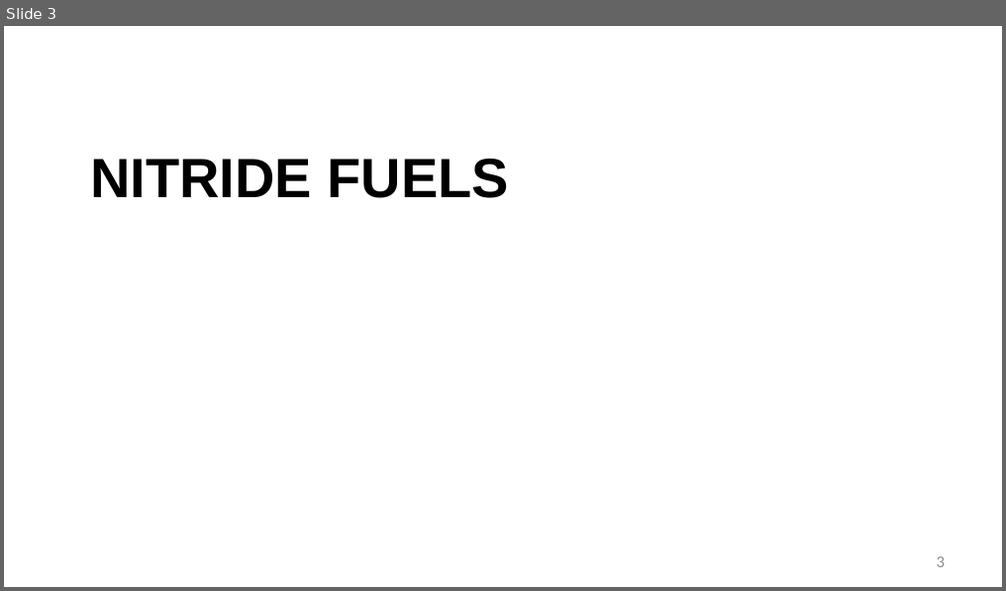
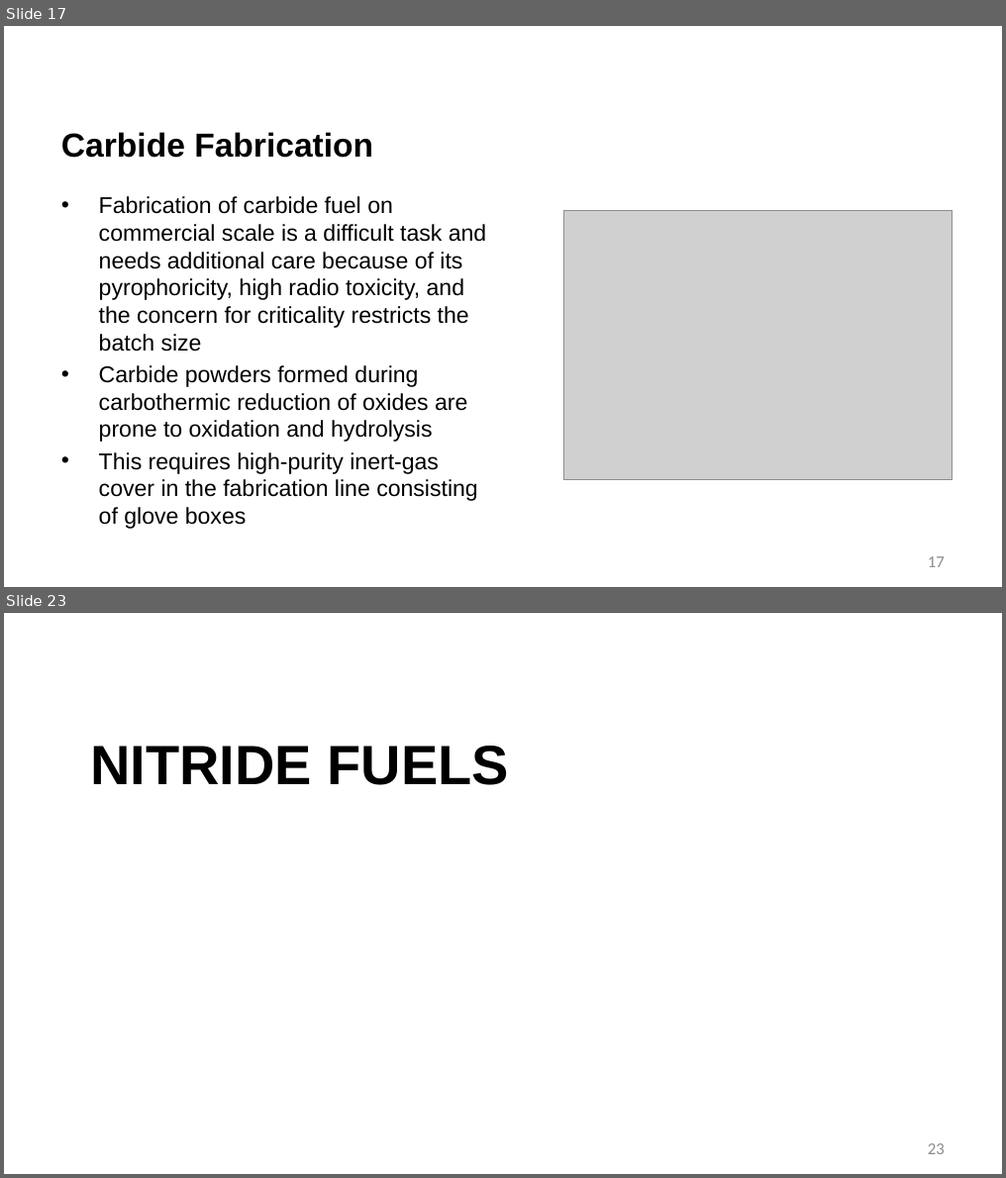
Before and after one commit to benbeeler/TEACHING, a slide deck: Advanced Reactor Materials/Fall2025/Lec16_carbide_nitride.pptx. Shown one above the other, each under a label of ours: slide 3 before the commit, slides 17 and 23 after it; the slides between them are not shown. The pictures are 1006x591 and 1006x1178 pixels, drawn with LibreOffice and Linux fonts; fonts in the diff are those of the drawing; grey boxes stand for pictures; background and template pictures are left out. Boxes give left, top, right and bottom in pixels: in the first picture for what was removed or moved away, otherwise in the second. Text is boxed around its words. In the diff, an @@ line names an element or a change of style, - is before the commit and + after.

```diff
--- a/Advanced Reactor Materials/Fall2025/Lec16_carbide_nitride.pptx
+++ b/Advanced Reactor Materials/Fall2025/Lec16_carbide_nitride.pptx
@@ slide 17 added at [4, 26, 1002, 587], background #FFFFFF @@
@@ title added at [61, 132, 373, 158], 32 pt, text #000000, bold @@
+Carbide Fabrication
@@ text added at [99, 196, 486, 529], 22 pt, text #000000 @@
+• Fabrication of carbide fuel on commercial scale is a difficult task and needs additional care because of its pyrophoricity, high radio toxicity, and the concern for criticality restricts the batch size
+• Carbide powders formed during carbothermic reduction of oxides are prone to oxidation and hydrolysis
+• This requires high-purity inert-gas cover in the fabrication line consisting of glove boxes
@@ picture added at [564, 211, 952, 480] @@
@@ page number added at [928, 557, 944, 568], 16 pt, text #8C8C8C @@
+17
@@ what was slide 3 is now slide 23 @@
@@ page number at [928, 1144, 944, 1155]: text changed @@
-3
+23
```
Also in this commit, not shown: 2 slides changed, 18 other slides added, 7 slides removed, 15 other files.
